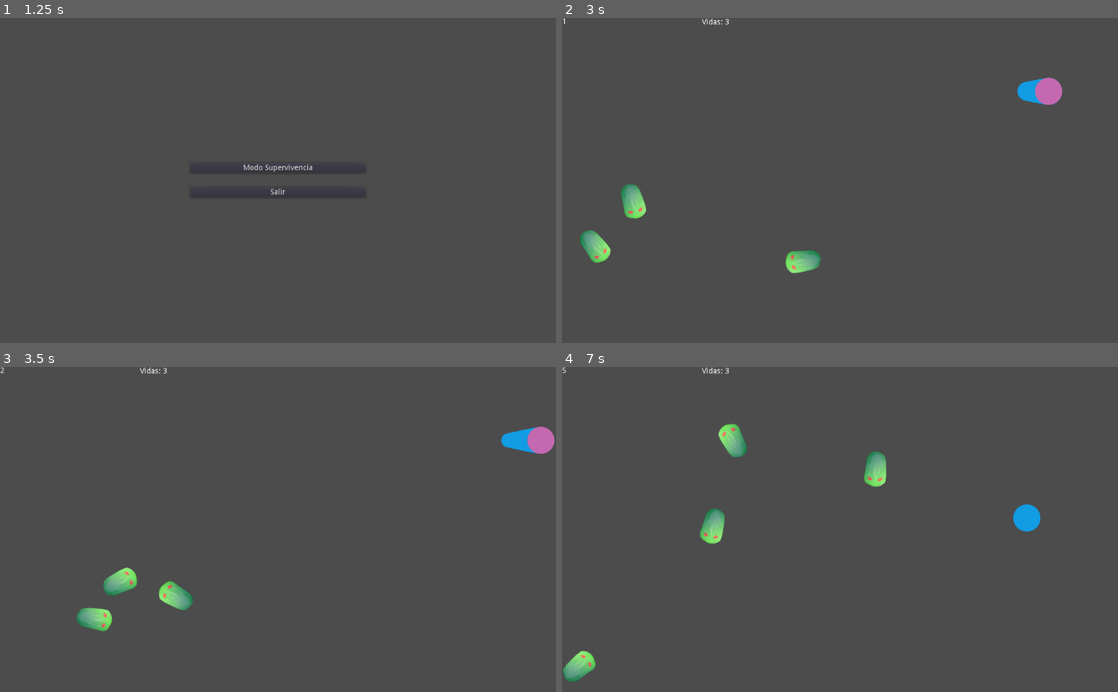
Above: before the commit, frames 1-4 (two rows, left to right).
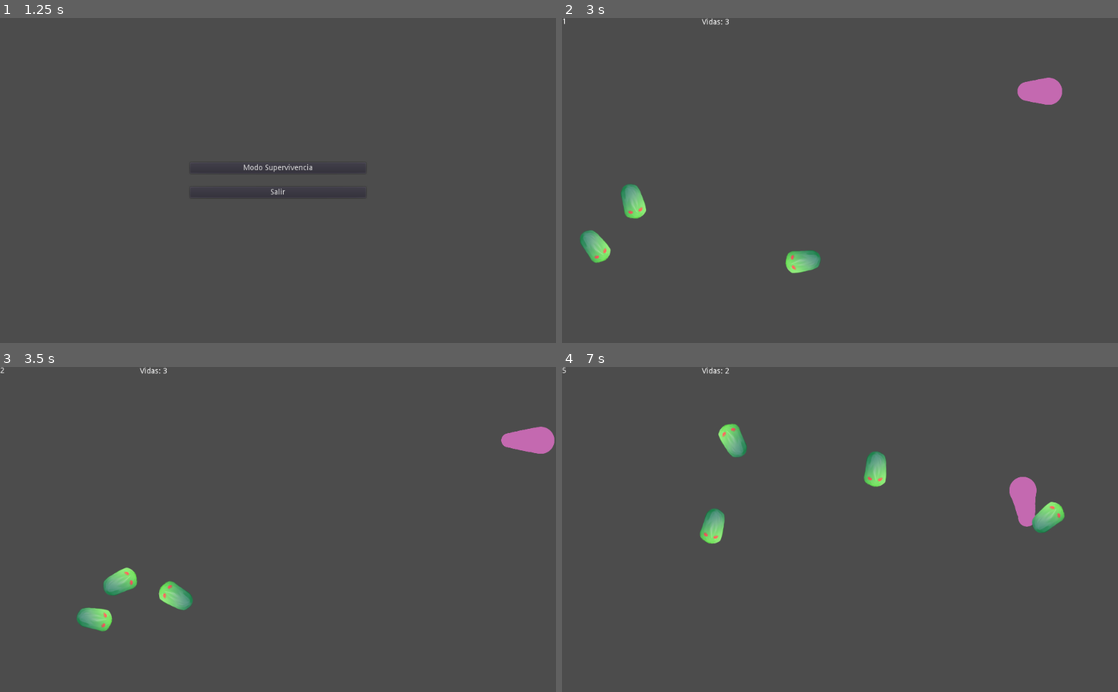
Above: after the commit, the same moments.

Repository: nourthe/nombres
Game: Godot game, scene res://intro.tscn
Two runs of this game, one before a commit and one after it. Both use one fixed random seed, a clock stepped at 60 frames per second and the inputs below.
Inputs (mouse positions are in pixels of both pictures, inside the frame that each line leads up to):
- Up to frame 1 (1.25 s): tap Enter at 0.5 s; move the mouse to (400, 164) at 0.52 s; hold Right (pj_right) from 0.53 s (still down); click (400, 164) at 0.67 s
- Up to frame 2 (3 s): release Right (pj_right) at 1.25 s; click "Modo Supervivencia" at 1.25 s; drag from (728, 196) to (812, 245) at 2.02 s; move the mouse to (895, 109) at 2.77 s; hold Right (pj_right) from 2.78 s (still down)
- Up to frame 3 (3.5 s): keep holding Right (pj_right)
- Up to frame 4 (7 s): release Right (pj_right) at 3.5 s; drag from (812, 594) to (673, 480) at 3.52 s; move the mouse to (1006, 578) at 4.27 s; hold Left (pj_left) 4.28-5 s; drag from (673, 480) to (756, 448) at 5.02 s; move the mouse to (867, 529) at 5.77 s; hold Down (pj_down) 5.78-6.5 s; click (867, 529) at 5.92 s; drag from (756, 448) to (728, 545) at 6.52 s

Frame 1 is identical in both runs. In frame 2, 0.2% of the frame differs, in the area x 81-90%, y 18-27%; in frame 3, 0.3%; in frame 4, 1.4%, in the area x 0-91%, y 0-97%.

Commit message:
Últimos detalles y correciones

Diff:
--- a/objects/personaje.tscn
+++ b/objects/personaje.tscn
@@ -1,55 +1,62 @@
-[gd_scene load_steps=8 format=2]
+[gd_scene load_steps=9 format=2]
 
-[ext_resource path="res://assets/bola.png" type="Texture" id=1]
-[ext_resource path="res://src/personaje.shader" type="Shader" id=2]
+[ext_resource path="res://src/personaje.shader" type="Shader" id=1]
+[ext_resource path="res://assets/bola.png" type="Texture" id=2]
 
-[sub_resource type="Curve" id=6]
+[sub_resource type="ShaderMaterial" id=7]
+
+shader = ExtResource( 1 )
+shader_param/inmune = true
+shader_param/VEL = 5.0
+
+[sub_resource type="Curve" id=2]
 
 _data = [ Vector2( 0, 1 ), 0.0, -0.405414, 0, 0, Vector2( 1, 0.4956 ), -0.580028, 0.0, 0, 0 ]
 
-[sub_resource type="CurveTexture" id=7]
+[sub_resource type="CurveTexture" id=3]
 
-curve = SubResource( 6 )
+curve = SubResource( 2 )
 
-[sub_resource type="ParticlesMaterial" id=5]
+[sub_resource type="ParticlesMaterial" id=4]
 
 flag_disable_z = true
 gravity = Vector3( 0, 0, 0 )
 orbit_velocity = 0.0
 orbit_velocity_random = 0.0
 scale = 0.5
-scale_curve = SubResource( 7 )
+scale_curve = SubResource( 3 )
 
-[sub_resource type="CircleShape2D" id=1]
+[sub_resource type="CircleShape2D" id=5]
 
 
-[sub_resource type="ShaderMaterial" id=2]
+[sub_resource type="ShaderMaterial" id=6]
 
-shader = ExtResource( 2 )
+shader = ExtResource( 1 )
 shader_param/inmune = true
 shader_param/VEL = 5.0
 
 [node name="KinematicBody2D" type="KinematicBody2D"]
 scale = Vector2( 0.5, 0.5 )
 
-[node name="Particles2D" type="Particles2D" parent="."]
+[node name="cola" type="Particles2D" parent="."]
+material = SubResource( 7 )
 amount = 14
 lifetime = 2.5
 speed_scale = 8.0
 local_coords = false
-process_material = SubResource( 5 )
-texture = ExtResource( 1 )
+process_material = SubResource( 4 )
+texture = ExtResource( 2 )
 
-[node name="CollisionShape2D" type="CollisionShape2D" parent="."]
+[node name="hitbox" type="CollisionShape2D" parent="."]
 scale = Vector2( 5, 5 )
-shape = SubResource( 1 )
+shape = SubResource( 5 )
 
-[node name="TextureRect" type="TextureRect" parent="."]
-material = SubResource( 2 )
+[node name="textura" type="TextureRect" parent="."]
+material = SubResource( 6 )
 margin_left = -50.0
 margin_top = -50.0
 margin_right = 50.0
 margin_bottom = 50.0
-texture = ExtResource( 1 )
+texture = ExtResource( 2 )
 
 [node name="inmune" type="Timer" parent="."]
--- a/src/motor.gd
+++ b/src/motor.gd
@@ -32,6 +32,8 @@
 func addInsecto(posX, posY):
 	print("añadido")
 	var ins = preload("res://objects/insecto.tscn").instance()
+	ins.position.x = posX
+	ins.position.y = posY
 	add_child(ins)
 	leerObjetos()
 
--- a/src/personaje.gd
+++ b/src/personaje.gd
@@ -16,7 +16,8 @@
 	inmune.set_one_shot(true)
 	inmune.set_wait_time(TIEMPO_INMUNIDAD)
 	inmune.start()
-	$TextureRect.get_material().set_shader_param("inmune", true)
+	set_inmunidad_shader(true)
+
 
 func get_input():
     velocity = Vector2()
@@ -39,15 +40,19 @@
 		acelerado*=0.9
 
 	if inmune.is_stopped():
-		$TextureRect.get_material().set_shader_param("inmune", false)
+		set_inmunidad_shader(false)
 
 
 func hit(direccion):
 	acelerado = -direccion
 	if(inmune.is_stopped()):
 		inmune.start()
-		$TextureRect.get_material().set_shader_param("inmune", true)
+		set_inmunidad_shader(true)
 		vidas -= 1
 
 func get_puntos():
 	return floor(puntos)
+
+func set_inmunidad_shader(inmunidad):
+	$textura.get_material().set_shader_param("inmune", inmunidad)
+	$cola.get_material().set_shader_param("inmune", inmunidad)
